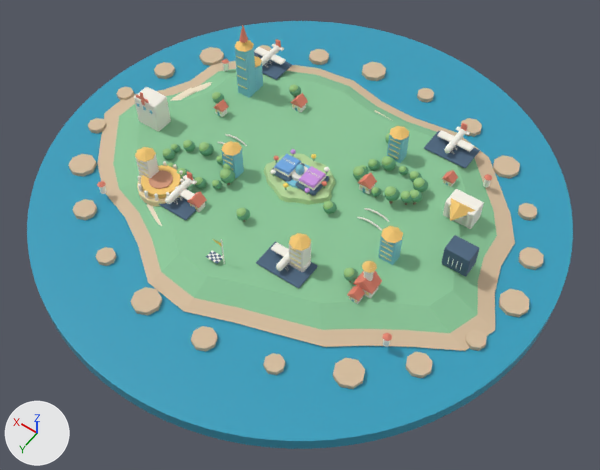
A saved change to the glTF model GodotProject/Assets/archipelago_map.glb.
Rendered twice from a 50 mm camera at (-21.1, 29.6, 41.5) aimed at (-2.2, 3.1, -0.1). Every picture has the same lights, and +X, +Y and +Z are marked at lower left. The older version comes first. Where no turn or scale is listed for an object, it has been applied to the vertices.
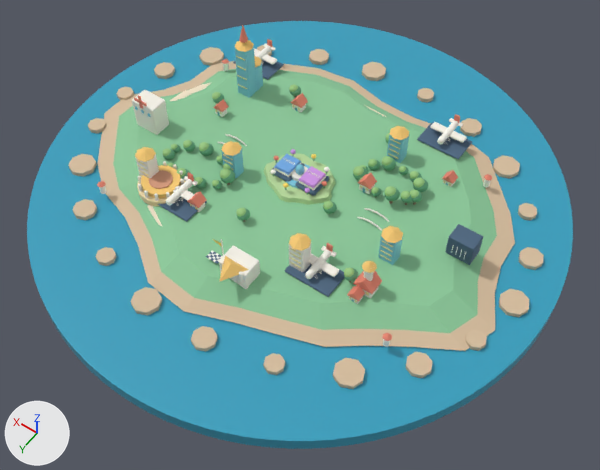
Where the newer file only moved an object's origin or applied its transform, the numbers keep the older frame.

Edits to the bpy script that builds the scene:
```text
Change ob_airfield_apron_014:
    ob_airfield_apron_014.location: (5.38, 5.99, 1.0) -> (5.27, 6.03, 1.0)
Change ob_airfield_apron_015:
    ob_airfield_apron_015.location: (8.57, -7.82, 1.0) -> (9.08, -7.47, 1.0)
Change ob_airfield_apron_016:
    ob_airfield_apron_016.location: (-6.75, -8.08, 1.0) -> (-5.96, -8.52, 1.0)
Change ob_airfield_apron_017:
    ob_airfield_apron_017.location: (-3.37, 6.07, 1.0) -> (-5.11, 5.55, 1.0)
Change ob_airliner_coral_tail_015:
    ob_airliner_coral_tail_015.location: (8.57, -9.23, 1.83) -> (9.08, -8.88, 1.83)
Change ob_airliner_coral_tail_016:
    ob_airliner_coral_tail_016.location: (-6.75, -9.49, 1.83) -> (-5.96, -9.93, 1.83)
Change ob_airliner_coral_tail_017:
    ob_airliner_coral_tail_017.location: (-3.37, 4.66, 1.83) -> (-5.11, 4.14, 1.83)
Change ob_airliner_fuselage_014:
    ob_airliner_fuselage_014.location: (5.38, 5.64, 1.55) -> (5.27, 5.68, 1.55)
Change ob_airliner_fuselage_015:
    ob_airliner_fuselage_015.location: (8.57, -8.17, 1.55) -> (9.08, -7.82, 1.55)
Change ob_airliner_fuselage_016:
    ob_airliner_fuselage_016.location: (-6.75, -8.43, 1.55) -> (-5.96, -8.87, 1.55)
Change ob_airliner_fuselage_017:
    ob_airliner_fuselage_017.location: (-3.37, 5.72, 1.55) -> (-5.11, 5.2, 1.55)
Change ob_airliner_swept_wings_015:
    ob_airliner_swept_wings_015.location: (8.57, -8.2, 1.49) -> (9.08, -7.85, 1.49)
Change ob_airliner_swept_wings_016:
    ob_airliner_swept_wings_016.location: (-6.75, -8.46, 1.49) -> (-5.96, -8.9, 1.49)
Change ob_airliner_swept_wings_017:
    ob_airliner_swept_wings_017.location: (-3.37, 5.69, 1.49) -> (-5.11, 5.17, 1.49)
Change ob_airliner_tailplane_014:
    ob_airliner_tailplane_014.location: (5.38, 4.62, 1.62) -> (5.27, 4.66, 1.62)
Change ob_airliner_tailplane_015:
    ob_airliner_tailplane_015.location: (8.57, -9.19, 1.62) -> (9.08, -8.84, 1.62)
Change ob_airliner_tailplane_016:
    ob_airliner_tailplane_016.location: (-6.75, -9.45, 1.62) -> (-5.96, -9.89, 1.62)
Change ob_airliner_tailplane_017:
    ob_airliner_tailplane_017.location: (-3.37, 4.7, 1.62) -> (-5.11, 4.18, 1.62)
Change ob_airport_runway_marking_017:
    ob_airport_runway_marking_017.location: (-3.37, 6.07, 1.09) -> (-5.11, 5.55, 1.09)
Change ob_court_marble_hall_005:
    ob_court_marble_hall_005.location: (-10.01, -3.53, 1.42) -> (-1.41, 8.11, 1.42)
Change ob_courthouse_column_020:
    ob_courthouse_column_020.location: (-10.71, -2.8, 1.7) -> (-2.11, 8.84, 1.7)
Change ob_courthouse_column_021:
    ob_courthouse_column_021.location: (-10.25, -2.8, 1.7) -> (-1.65, 8.84, 1.7)
Change ob_courthouse_column_023:
    ob_courthouse_column_023.location: (-9.31, -2.8, 1.7) -> (-0.71, 8.84, 1.7)
Change ob_courthouse_pediment_005:
    ob_courthouse_pediment_005.location: (-10.01, -2.81, 2.36) -> (-1.41, 8.83, 2.36)
Change ob_hospital_main_block_005:
    ob_hospital_main_block_005.location: (11.37, 1.39, 2.0) -> (11.26, 1.69, 2.0)
Change ob_hospital_red_cross_vertical_005:
    ob_hospital_red_cross_vertical_005.location: (11.37, 2.11, 3.5) -> (11.26, 2.41, 3.5)
Change ob_hospital_window_017:
    ob_hospital_window_017.location: (11.95, 2.09, 2.6) -> (11.84, 2.39, 2.6)
Change ob_prison_bar_020:
    ob_prison_bar_020.location: (-12.12, 0.67, 1.7) -> (-11.9, -0.21, 1.7)
Change ob_prison_bar_021:
    ob_prison_bar_021.location: (-11.84, 0.67, 1.7) -> (-11.62, -0.21, 1.7)
Change ob_prison_bar_022:
    ob_prison_bar_022.location: (-11.56, 0.67, 1.7) -> (-11.34, -0.21, 1.7)
Change ob_prison_bar_023:
    ob_prison_bar_023.location: (-11.28, 0.67, 1.7) -> (-11.06, -0.21, 1.7)
Change ob_prison_keep_005:
    ob_prison_keep_005.location: (-11.7, 0.0, 1.75) -> (-11.48, -0.88, 1.75)
```

Location of each change, (x1, y1, x2, y2) in pixels of the pictures (600 x 470 px):
'Airfield apron.017', moved: before (256, 242, 318, 288); after (285, 264, 345, 297)
'Prison keep.005', moved: before (441, 235, 480, 276); after (445, 224, 483, 265)
'Court marble hall.005', moved: before (443, 189, 484, 229); after (219, 246, 260, 289)
'Hospital main block.005', moved: before (134, 87, 171, 132); after (132, 90, 169, 135)
'Airfield apron.016', moved: before (424, 131, 480, 168); after (417, 123, 472, 159)
'Courthouse pediment.005', moved: before (450, 198, 475, 221); after (219, 256, 248, 282)
'Airfield apron.014', moved: before (159, 191, 206, 220); after (158, 191, 207, 222)
'Airfield apron.015', moved: before (254, 52, 292, 80); after (233, 60, 284, 80)
'Airliner swept wings.016', moved: before (437, 130, 474, 152); after (430, 122, 467, 143)
'Airliner fuselage.017', moved: before (276, 251, 290, 271); after (305, 249, 331, 279)
'Airliner swept wings.017', moved: before (271, 243, 310, 269); after (309, 254, 339, 277)
'Airliner fuselage.016', moved: before (444, 129, 466, 153); after (437, 120, 458, 145)
'Airliner fuselage.014', moved: before (165, 178, 192, 204); after (166, 179, 193, 205)
'Airliner swept wings.015', moved: before (254, 47, 286, 65); after (254, 48, 277, 65)
'Airliner fuselage.015', moved: before (261, 45, 280, 66); after (256, 45, 272, 59)
'Courthouse column.020', moved: before (465, 212, 471, 226); after (239, 271, 244, 286)
'Airliner coral tail.016', moved: before (461, 123, 468, 131); after (454, 114, 460, 123)
'Courthouse column.023', moved: before (445, 202, 451, 216); after (220, 260, 224, 270)
'Airliner tailplane.016', moved: before (456, 127, 470, 135); after (449, 118, 463, 127)
'Airliner coral tail.015', moved: before (275, 39, 281, 47); after (267, 39, 272, 47)
'Hospital red cross vertical.005', moved: before (140, 92, 145, 105); after (138, 95, 143, 109)
'Airliner tailplane.014', moved: before (183, 175, 197, 185); after (184, 176, 198, 186)
'Airliner tailplane.015', moved: before (272, 44, 284, 51); after (263, 43, 276, 51)
'Airliner tailplane.017', moved (not visible before): after (321, 246, 337, 257)
'Airliner coral tail.017', moved (not visible before): after (326, 243, 333, 252)
'Courthouse column.021', moved: before (458, 217, 463, 223); after (233, 275, 237, 282)
'Airport runway marking.017', moved (not visible before): after (314, 269, 322, 279)
